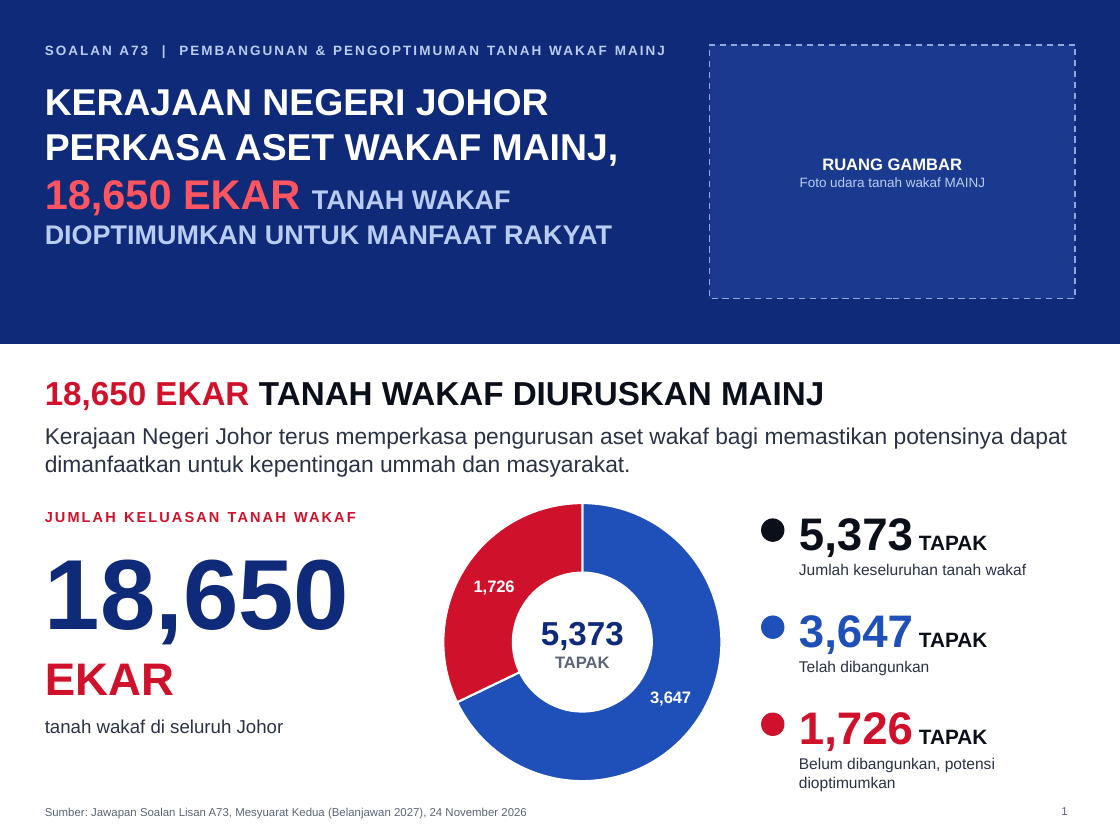
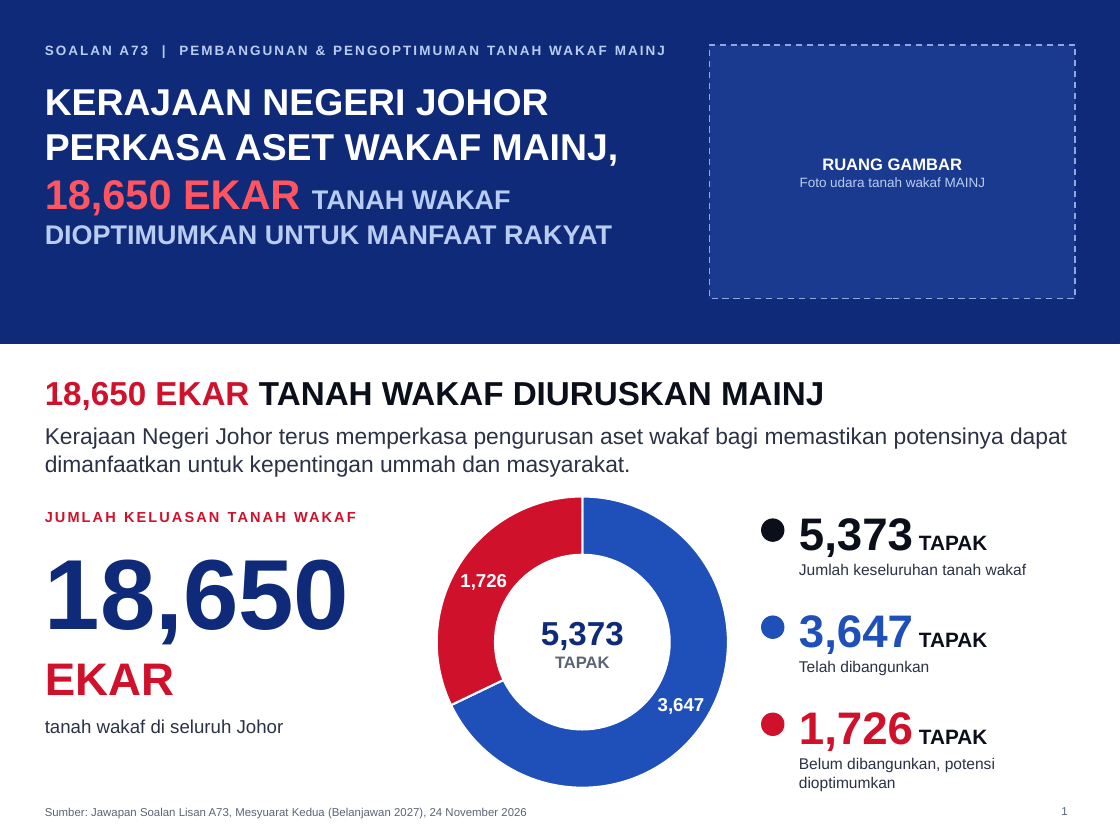
Before and after one commit to nawaljoe/Nawal, a slide deck: slide 1 of A73_Slide1_Aset_Wakaf_4x3.pptx. Drawn at 1120x840 pixels with LibreOffice and Linux fonts; fonts in the diff are those of the drawing. Boxes give left, top, right and bottom in pixels: in the first picture for what was removed or moved away, otherwise in the second. Text is boxed around its words. In the diff, an @@ line names an element or a change of style, - is before the commit and + after.

```diff
--- a/A73_Slide1_Aset_Wakaf_4x3.pptx
+++ b/A73_Slide1_Aset_Wakaf_4x3.pptx
@@ doughnut chart removed at (426, 493, 739, 791) @@
-categories: Telah dibangunkan, Belum dibangunkan
-Series 1: 3647, 1726
@@ arch (boxed as its full ring) added at (437, 497, 728, 788), fill #1F4FB8, outline #FFFFFF 2 pt @@
@@ arch (boxed as its full ring) added at (437, 497, 728, 788), fill #D0112B, outline #FFFFFF 2 pt @@
@@ text added at (460, 574, 507, 590), 18 pt, text #FFFFFF, bold @@
+1,726
@@ text added at (658, 698, 705, 714), 18 pt, text #FFFFFF, bold @@
+3,647
```
